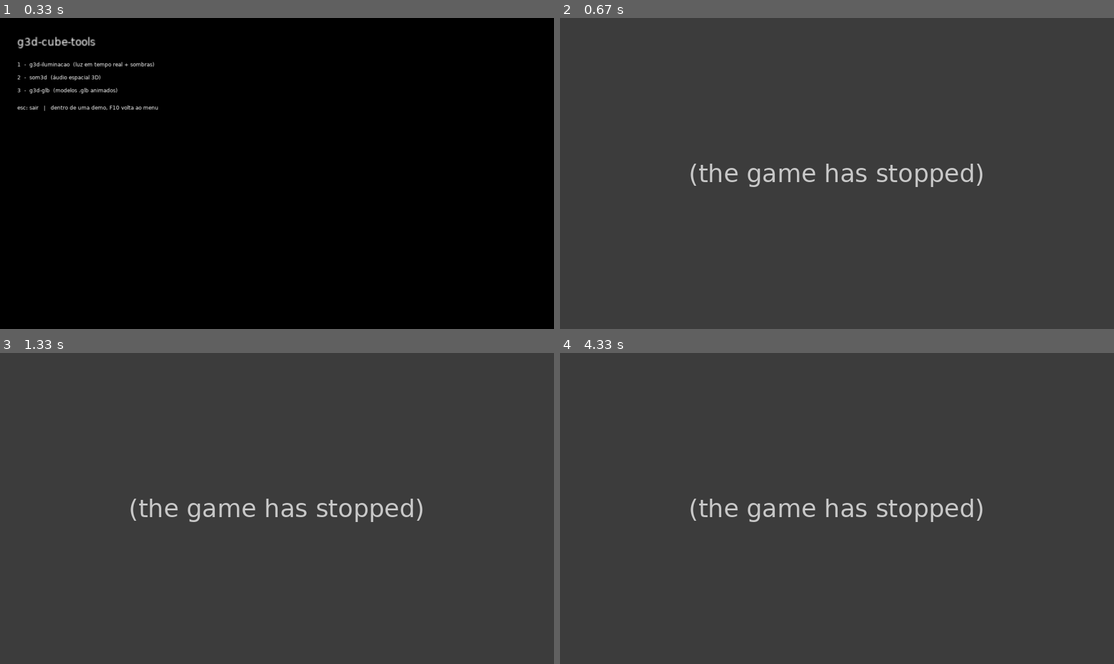
Above: before the commit, frames 1-4 (two rows, left to right).
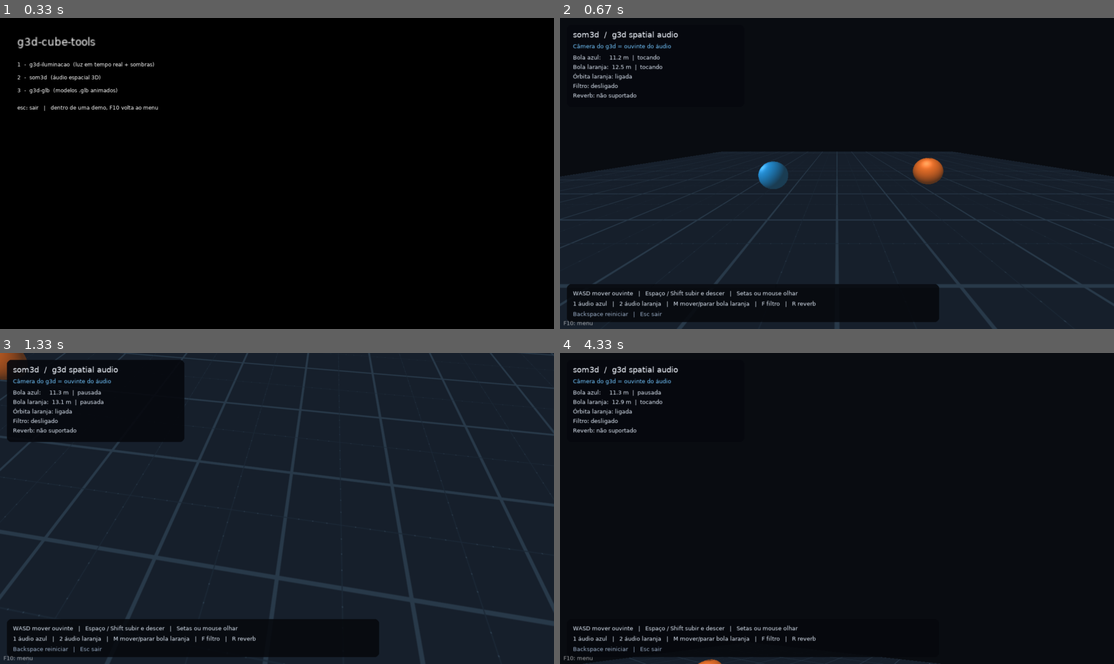
Above: after the commit, the same moments.

Repository: genericocube/g3d-cube-tools
Game: LÖVE game, started from main.lua
Same seed, same stepped clock (60 frames per second), same inputs: the game is played once before the commit and once after it.
Inputs (mouse positions are in pixels of both pictures, inside the frame that each line leads up to):
- Up to frame 1 (0.33 s): no input
- Up to frame 2 (0.67 s): tap 2 at 0.33 s
- Up to frame 3 (1.33 s): tap 1 at 0.67 s; hold Right from 1 s (still down); move the mouse to (144, 511) at 1.03 s; tap Space at 1.07 s; tap 2 at 1.15 s
- Up to frame 4 (4.33 s): tap Space at 1.37, 1.57, 1.9, 2.2, 2.4, 2.7, 2.97, 3.3, 3.6, 4.07 s; release Right at 1.47 s; hold Up 1.5-1.8 s; move the mouse to (665, 461) at 1.53 s; hold Right 1.83-2.3 s; move the mouse to (920, 399) at 1.87 s; tap 1 at 1.98, 3.38 s; hold Left 2.33-2.87 s; move the mouse to (903, 536) at 2.37 s; tap 2 at 2.48 s; hold Down 2.9-3.2 s; move the mouse to (848, 402) at 2.93 s; hold Left 3.23-3.63 s; move the mouse to (637, 499) at 3.27 s; tap Backspace at 3.67 s; hold Up from 4 s (still down); move the mouse to (820, 455) at 4.03 s

Frame 1 is identical in both runs. In frame 2, 98% of the frame differs, in the area x 0-100%, y 0-100%; in frame 3, 95%; in frame 4, 99%.
Error before the commit: som3d.lua:108: som3d: áudio precisa ser MONO (1 canal); este arquivo tem 2 canais; the game stopped at 0.32 s (later frames are placeholders)

Commit message:
som3d: auto stereo downmix, playAt one-shots, follow(model), Doppler speed cap, master volume, PT aliases, validation fixes

Diff:
--- a/som3d.lua
+++ b/som3d.lua
@@ -1,12 +1,21 @@
 -- som3d.lua
 -- Audio espacial 3D para LÖVE + g3d.
 -- Use as mesmas coordenadas XYZ dos modelos e da câmera do g3d.
+-- Todos os comandos têm nomes em inglês e em português (veja o fim do arquivo).
 
 local som3d = {}
 local Emitter = {}
 Emitter.__index = Emitter
 
-local previousListenerPosition
+-- Limite de velocidade (unidades por segundo) usado no efeito Doppler.
+-- Evita um "estalo" de pitch quando a câmera ou uma fonte teletransporta.
+-- Use nil para desligar o limite.
+som3d.maxSpeed = 200
+
+local listener = { x = 0, y = 0, z = 0, ready = false }
+local emitters = setmetatable({}, { __mode = "k" }) -- todas as fontes vivas (para follow)
+local oneShots = {}                                  -- sons criados por playAt
+local sourceCache = setmetatable({}, { __mode = "k" })
 
 local function checkNumber(value, name)
     assert(type(value) == "number", "som3d: '" .. name .. "' precisa ser um número")
@@ -20,11 +29,73 @@
     return x / length, y / length, z / length
 end
 
+local function clampSpeed(vx, vy, vz)
+    local max = som3d.maxSpeed
+    if max then
+        local speed = math.sqrt(vx * vx + vy * vy + vz * vz)
+        if speed > max then
+            local k = max / speed
+            return vx * k, vy * k, vz * k
+        end
+    end
+    return vx, vy, vz
+end
+
 local function checkEmitter(self)
     assert(not self.destroyed, "som3d: este som já foi destruído")
 end
 
--- Configuração global. Chame uma vez em love.load().
+local function isType(value, typeName)
+    return type(value) == "userdata" and value:typeOf(typeName)
+end
+
+----------------------------------------------------------------------------------------------------
+-- carregamento de áudio
+----------------------------------------------------------------------------------------------------
+
+-- mistura um SoundData com vários canais em um só (o LÖVE só espacializa fontes mono)
+local function toMono(data)
+    local channels = data:getChannelCount()
+    if channels == 1 then return data end
+    local frames = data:getSampleCount()
+    local mono = love.sound.newSoundData(frames, data:getSampleRate(), data:getBitDepth(), 1)
+    for i = 0, frames - 1 do
+        local sum = 0
+        for c = 0, channels - 1 do
+            sum = sum + data:getSample(i * channels + c)
+        end
+        mono:setSample(i, sum / channels)
+    end
+    return mono
+end
+
+-- cria uma Source mono a partir de caminho, File, FileData, Decoder ou SoundData
+-- áudios estéreo "static" são convertidos para mono automaticamente (downmix)
+-- áudios "stream" precisam já ser mono
+local function createSource(sound, sourceType, downmix)
+    if sourceType == "stream" and not isType(sound, "SoundData") then
+        local decoder = isType(sound, "Decoder") and sound or love.sound.newDecoder(sound)
+        local channels = decoder:getChannelCount()
+        assert(channels == 1, "som3d: áudio 'stream' precisa ser MONO (1 canal); este tem "
+            .. channels .. " canais. Use type = 'static' para converter automaticamente")
+        return love.audio.newSource(decoder, "stream")
+    end
+
+    local data = isType(sound, "SoundData") and sound or love.sound.newSoundData(sound)
+    if data:getChannelCount() ~= 1 then
+        assert(downmix, "som3d: áudio precisa ser MONO (1 canal); este tem "
+            .. data:getChannelCount() .. " canais")
+        data = toMono(data)
+    end
+    return love.audio.newSource(data, "static")
+end
+
+----------------------------------------------------------------------------------------------------
+-- configuração global
+----------------------------------------------------------------------------------------------------
+
+-- Chame uma vez em love.load().
+-- options: distanceModel, dopplerScale, maxSpeed, volume (volume geral)
 function som3d.init(options)
     options = options or {}
 
@@ -36,11 +107,37 @@
         love.audio.setDopplerScale(options.dopplerScale)
     end
 
-    previousListenerPosition = nil
+    if options.maxSpeed ~= nil then
+        checkNumber(options.maxSpeed, "maxSpeed")
+        assert(options.maxSpeed > 0, "som3d: maxSpeed precisa ser maior que zero")
+        som3d.maxSpeed = options.maxSpeed
+    end
+
+    if options.volume ~= nil then
+        som3d.setMasterVolume(options.volume)
+    end
+
+    listener.ready = false
     return som3d
 end
 
--- Sincroniza o ouvinte com uma câmera do g3d.
+-- Volume geral de todos os sons, de 0 a 1.
+function som3d.setMasterVolume(volume)
+    checkNumber(volume, "volume")
+    love.audio.setVolume(math.max(0, math.min(1, volume)))
+end
+
+function som3d.getMasterVolume()
+    return love.audio.getVolume()
+end
+
+-- Chame depois de teletransportar a câmera para o Doppler não reagir ao salto.
+function som3d.resetListener()
+    listener.ready = false
+end
+
+-- Sincroniza o ouvinte com uma câmera do g3d, move as fontes que usam follow()
+-- e limpa os sons de playAt() que terminaram.
 -- Chame em love.update(dt), depois de atualizar a câmera.
 function som3d.update(camera, dt)
     assert(type(camera) == "table", "som3d.update: informe g3d.camera")
@@ -71,44 +168,48 @@
     local ux, uy, uz = normalize(up[1] or 0, up[2] or 0, up[3] or 1, 0, 0, 1)
     love.audio.setOrientation(fx, fy, fz, ux, uy, uz)
 
-    if dt and dt > 0 and previousListenerPosition then
-        love.audio.setVelocity(
-            (x - previousListenerPosition[1]) / dt,
-            (y - previousListenerPosition[2]) / dt,
-            (z - previousListenerPosition[3]) / dt
-        )
+    if dt and dt > 0 and listener.ready then
+        love.audio.setVelocity(clampSpeed(
+            (x - listener.x) / dt,
+            (y - listener.y) / dt,
+            (z - listener.z) / dt
+        ))
     else
         love.audio.setVelocity(0, 0, 0)
     end
 
-    previousListenerPosition = { x, y, z }
-end
-
--- Cria uma fonte espacial.
--- path: caminho do áudio, SoundData, File ou Decoder aceito pelo LÖVE.
--- options: type, position, volume, pitch, loop, referenceDistance,
---          maxDistance, rolloff, direction, cone e airAbsorption.
-function som3d.new(path, options)
-    assert(path ~= nil, "som3d.new: informe um arquivo ou dado de áudio")
-    options = options or {}
-
-    local sourceType = options.type or "static"
-    assert(sourceType == "static" or sourceType == "stream",
-        "som3d: type precisa ser 'static' ou 'stream'")
-
-    local source = love.audio.newSource(path, sourceType)
-
-    -- O LÖVE só espacializa corretamente fontes mono.
-    if type(source.getChannelCount) == "function" then
-        local channels = source:getChannelCount()
-        if channels ~= 1 then
-            if type(source.release) == "function" then
-                source:release()
-            end
-            error("som3d: áudio precisa ser MONO (1 canal); este arquivo tem " .. tostring(channels) .. " canais")
+    listener.x, listener.y, listener.z, listener.ready = x, y, z, true
+
+    -- fontes que seguem um modelo
+    for emitter in pairs(emitters) do
+        local target = emitter.target
+        if target and not emitter.destroyed then
+            local t = target.translation or target
+            local o = emitter.offset
+            -- no primeiro quadro não há velocidade (evita pico de Doppler)
+            local moveDt = emitter.followed and dt or nil
+            emitter:setPosition(t[1] + o[1], t[2] + o[2], t[3] + o[3], moveDt)
+            emitter.followed = true
         end
     end
 
+    -- remove sons de playAt() que já terminaram
+    for i = #oneShots, 1, -1 do
+        local emitter = oneShots[i]
+        if emitter.destroyed then
+            table.remove(oneShots, i)
+        elseif not emitter.paused and not emitter.source:isPlaying() then
+            emitter:destroy()
+            table.remove(oneShots, i)
+        end
+    end
+end
+
+----------------------------------------------------------------------------------------------------
+-- criação de fontes
+----------------------------------------------------------------------------------------------------
+
+local function buildEmitter(source, options)
     local position = options.position or { 0, 0, 0 }
     local x, y, z = position[1] or 0, position[2] or 0, position[3] or 0
     checkNumber(x, "position[1]")
@@ -129,9 +230,6 @@
     source:setPosition(x, y, z)
     source:setAttenuationDistances(referenceDistance, maxDistance)
     source:setRolloff(rolloff)
-    source:setVolume(options.volume == nil and 1 or options.volume)
-    source:setPitch(options.pitch or 1)
-    source:setLooping(options.loop == true)
 
     local emitter = setmetatable({
         source = source,
@@ -139,7 +237,13 @@
         y = y,
         z = z,
         destroyed = false,
+        paused = false,
+        offset = { 0, 0, 0 },
     }, Emitter)
+
+    emitter:setVolume(options.volume == nil and 1 or options.volume)
+    emitter:setPitch(options.pitch or 1)
+    emitter:setLooping(options.loop == true)
 
     if options.direction then
         emitter:setDirection(options.direction[1], options.direction[2], options.direction[3])
@@ -157,45 +261,117 @@
         emitter:setFilter(options.filter)
     end
 
+    if options.follow then
+        emitter:follow(options.follow)
+    end
+
+    emitters[emitter] = true
     return emitter
 end
 
-function Emitter:play()
-    checkEmitter(self)
-    self.source:play()
-    return self
-end
-
-function Emitter:pause()
-    checkEmitter(self)
-    self.source:pause()
-    return self
-end
-
-function Emitter:stop()
-    checkEmitter(self)
-    self.source:stop()
-    return self
-end
-
-function Emitter:isPlaying()
-    checkEmitter(self)
-    return self.source:isPlaying()
-end
-
--- Passe dt para calcular a velocidade e habilitar Doppler nesta movimentação.
-function Emitter:setPosition(x, y, z, dt)
-    checkEmitter(self)
+-- Cria uma fonte espacial.
+-- sound: caminho do áudio, SoundData, File, FileData ou Decoder aceito pelo LÖVE.
+-- options: type, position, volume, pitch, loop, referenceDistance, maxDistance, rolloff,
+--          direction, cone, airAbsorption, filter, follow e downmix.
+--   type = "static" (padrão) ou "stream"
+--   downmix = true (padrão) converte áudio estéreo "static" para mono automaticamente
+--   follow = modelo do g3d (ou tabela {x, y, z}) que a fonte acompanha
+function som3d.new(sound, options)
+    assert(sound ~= nil, "som3d.new: informe um arquivo ou dado de áudio")
+    options = options or {}
+
+    local sourceType = options.type or "static"
+    assert(sourceType == "static" or sourceType == "stream",
+        "som3d: type precisa ser 'static' ou 'stream'")
+
+    return buildEmitter(createSource(sound, sourceType, options.downmix ~= false), options)
+end
+
+-- Toca um som uma vez em uma posição e se limpa sozinho quando termina
+-- (tiros, passos, explosões...). O arquivo é carregado só na primeira vez.
+-- Aceita as mesmas options de som3d.new, menos type e loop. Retorna a fonte criada.
+function som3d.playAt(sound, x, y, z, options)
+    assert(sound ~= nil, "som3d.playAt: informe um arquivo ou dado de áudio")
     checkNumber(x, "x")
     checkNumber(y, "y")
     checkNumber(z, "z")
+    options = options or {}
+
+    local template = sourceCache[sound]
+    if not template then
+        template = createSource(sound, "static", options.downmix ~= false)
+        sourceCache[sound] = template
+    end
+
+    local settings = {}
+    for key, value in pairs(options) do settings[key] = value end
+    settings.position = { x, y, z }
+    settings.loop = false
+
+    local emitter = buildEmitter(template:clone(), settings)
+    oneShots[#oneShots + 1] = emitter
+    emitter:play()
+    return emitter
+end
+
+-- Para todos os sons e destrói os criados por playAt().
+function som3d.stopAll()
+    love.audio.stop()
+    for i = #oneShots, 1, -1 do
+        oneShots[i]:destroy()
+        oneShots[i] = nil
+    end
+    for emitter in pairs(emitters) do
+        emitter.paused = false
+    end
+end
+
+----------------------------------------------------------------------------------------------------
+-- fontes (Emitter)
+----------------------------------------------------------------------------------------------------
+
+function Emitter:play()
+    checkEmitter(self)
+    self.paused = false
+    self.source:play()
+    return self
+end
+
+function Emitter:pause()
+    checkEmitter(self)
+    self.paused = true
+    self.source:pause()
+    return self
+end
+
+-- continua um som pausado (o mesmo que play)
+Emitter.resume = Emitter.play
+
+function Emitter:stop()
+    checkEmitter(self)
+    self.paused = false
+    self.source:stop()
+    return self
+end
+
+function Emitter:isPlaying()
+    checkEmitter(self)
+    return self.source:isPlaying()
+end
+
+-- Passe dt para calcular a velocidade e habilitar Doppler nesta movimentação.
+function Emitter:setPosition(x, y, z, dt)
+    checkEmitter(self)
+    checkNumber(x, "x")
+    checkNumber(y, "y")
+    checkNumber(z, "z")
 
     if dt and dt > 0 then
-        self.source:setVelocity(
+        self.source:setVelocity(clampSpeed(
             (x - self.x) / dt,
             (y - self.y) / dt,
             (z - self.z) / dt
-        )
+        ))
     else
         self.source:setVelocity(0, 0, 0)
     end
@@ -205,12 +381,30 @@
     return self
 end
 
+function Emitter:getPosition()
+    checkEmitter(self)
+    return self.x, self.y, self.z
+end
+
 -- Atalho para atualizar a posição de uma fonte móvel.
 function Emitter:update(dt, x, y, z)
     checkEmitter(self)
     if x ~= nil then
         self:setPosition(x, y, z, dt)
     end
+    return self
+end
+
+-- Faz a fonte acompanhar um modelo do g3d (qualquer tabela com .translation) ou uma tabela
+-- {x, y, z}, com um deslocamento opcional. O movimento e o Doppler são atualizados em
+-- som3d.update(). Chame follow(nil) para parar de seguir.
+function Emitter:follow(target, offsetX, offsetY, offsetZ)
+    checkEmitter(self)
+    assert(target == nil or type(target) == "table",
+        "som3d: follow precisa de um modelo do g3d, uma tabela {x, y, z} ou nil")
+    self.target = target
+    self.offset = { offsetX or 0, offsetY or 0, offsetZ or 0 }
+    self.followed = false
     return self
 end
 
@@ -223,11 +417,17 @@
     return self
 end
 
+-- volume de 0 a 1
 function Emitter:setVolume(volume)
     checkEmitter(self)
     checkNumber(volume, "volume")
     self.source:setVolume(math.max(0, math.min(1, volume)))
     return self
+end
+
+function Emitter:getVolume()
+    checkEmitter(self)
+    return self.source:getVolume()
 end
 
 function Emitter:setPitch(pitch)
@@ -348,8 +548,38 @@
     end
     self.destroyed = true
     self.source = nil
+    self.target = nil
+    emitters[self] = nil
 end
 
 som3d.Emitter = Emitter
 
+----------------------------------------------------------------------------------------------------
+-- nomes em português
+----------------------------------------------------------------------------------------------------
+
+som3d.iniciar = som3d.init
+som3d.atualizar = som3d.update
+som3d.novo = som3d.new
+som3d.tocarEm = som3d.playAt
+som3d.pararTudo = som3d.stopAll
+som3d.volumeGeral = som3d.setMasterVolume
+som3d.reiniciarOuvinte = som3d.resetListener
+
+Emitter.tocar = Emitter.play
+Emitter.pausar = Emitter.pause
+Emitter.continuar = Emitter.resume
+Emitter.parar = Emitter.stop
+Emitter.tocando = Emitter.isPlaying
+Emitter.posicao = Emitter.setPosition
+Emitter.seguir = Emitter.follow
+Emitter.volume = Emitter.setVolume
+Emitter.tom = Emitter.setPitch
+Emitter.repetir = Emitter.setLooping
+Emitter.distancias = Emitter.setDistances
+Emitter.atenuacao = Emitter.setRolloff
+Emitter.direcao = Emitter.setDirection
+Emitter.cone = Emitter.setCone
+Emitter.destruir = Emitter.destroy
+
 return som3d
Not shown, changed: docs/som3d.md
